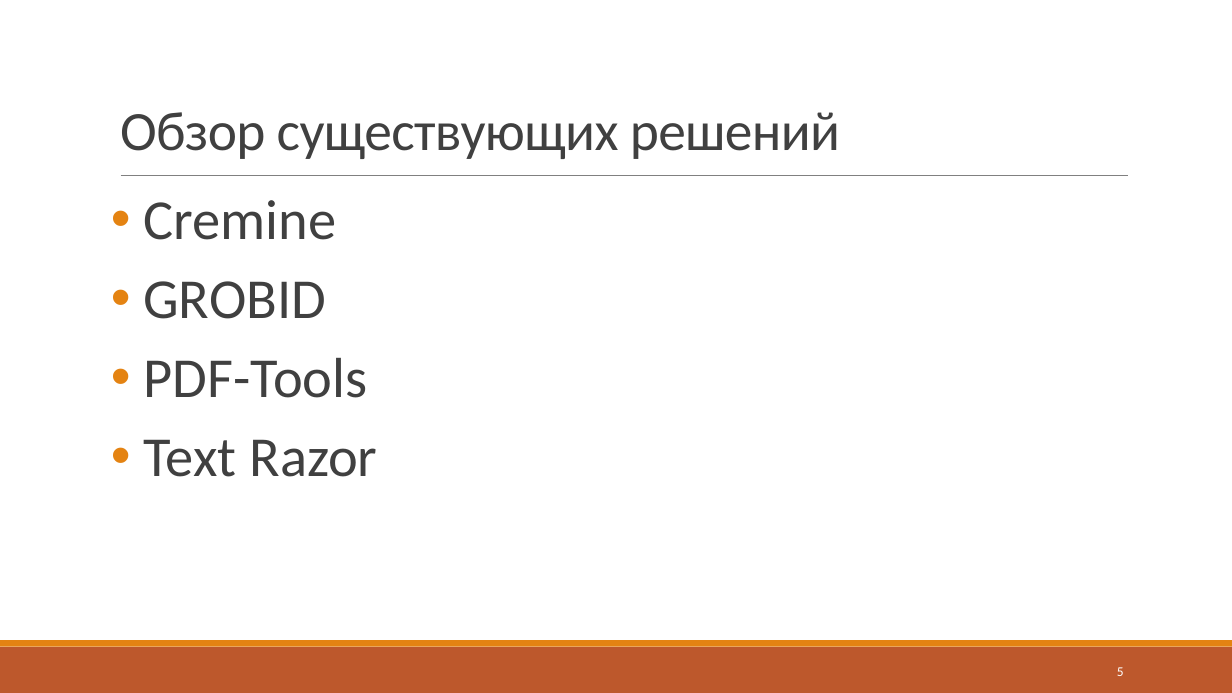
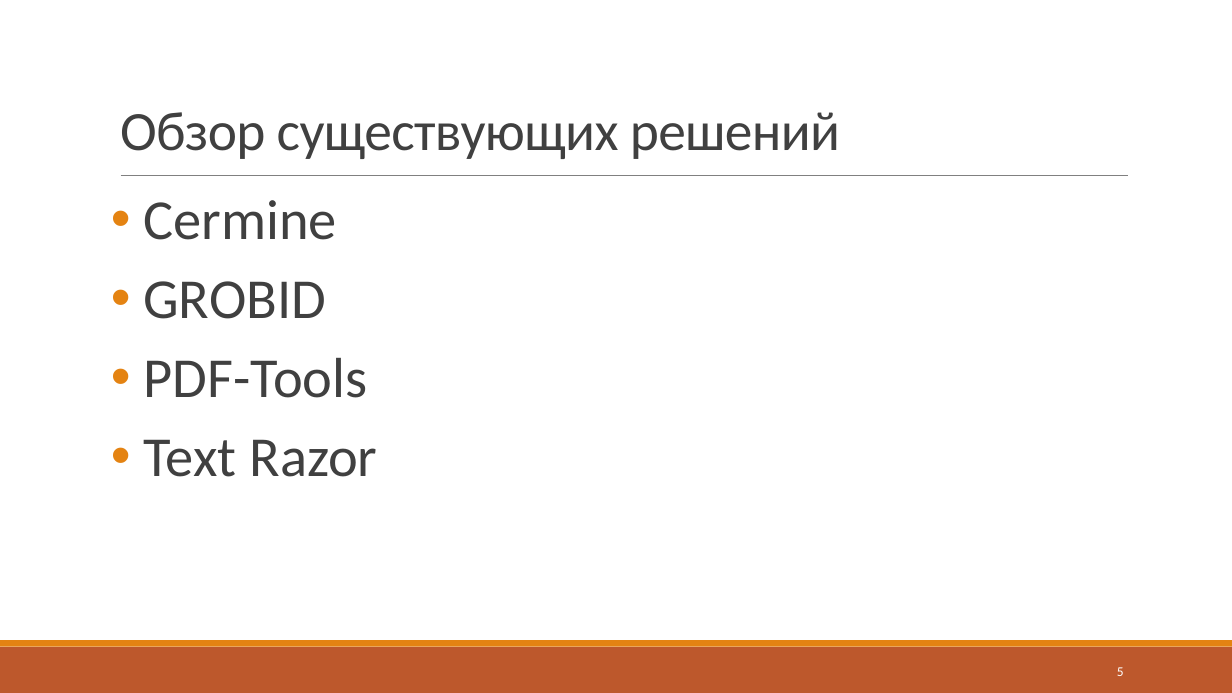
Before and after one commit to J-CITY/METADATA-EXTRACTOR, a slide deck: slide 5 of report.pptx. Drawn at 1232x693 pixels with LibreOffice and Linux fonts; fonts in the diff are those of the drawing. Boxes give left, top, right and bottom in pixels: in the first picture for what was removed or moved away, otherwise in the second. Text is boxed around its words. In the diff, an @@ line names an element or a change of style, - is before the commit and + after.

```diff
--- a/report.pptx
+++ b/report.pptx
@@ text at bbox=[143, 200, 336, 240]: text changed @@
-• Cremine
+• Cermine
```
Also in this commit, not shown: 4 other slides changed, 1 other file.
